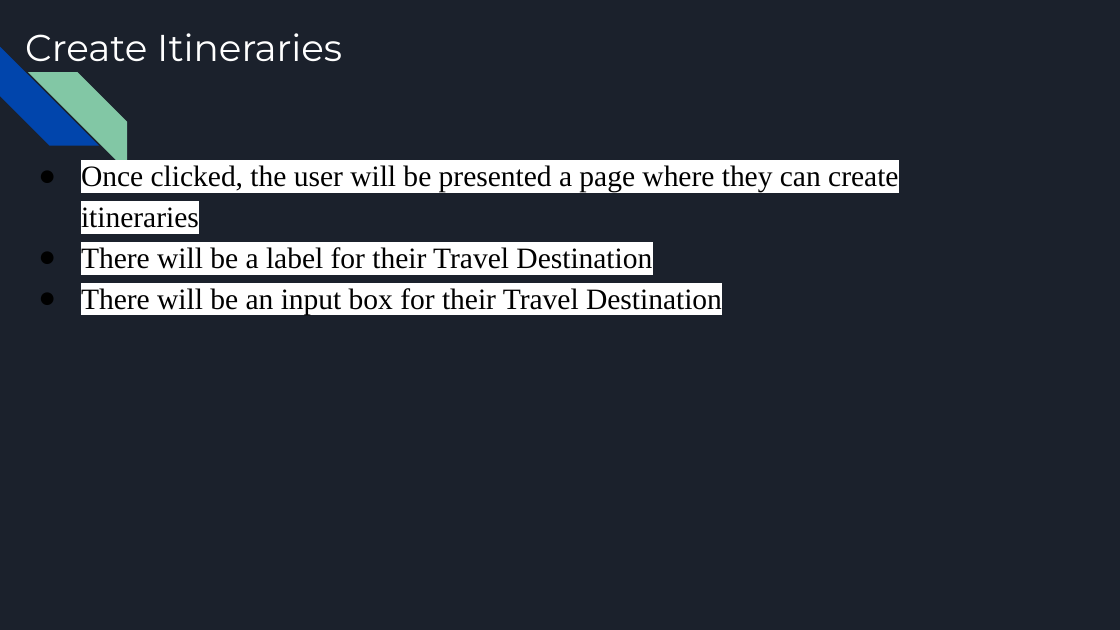
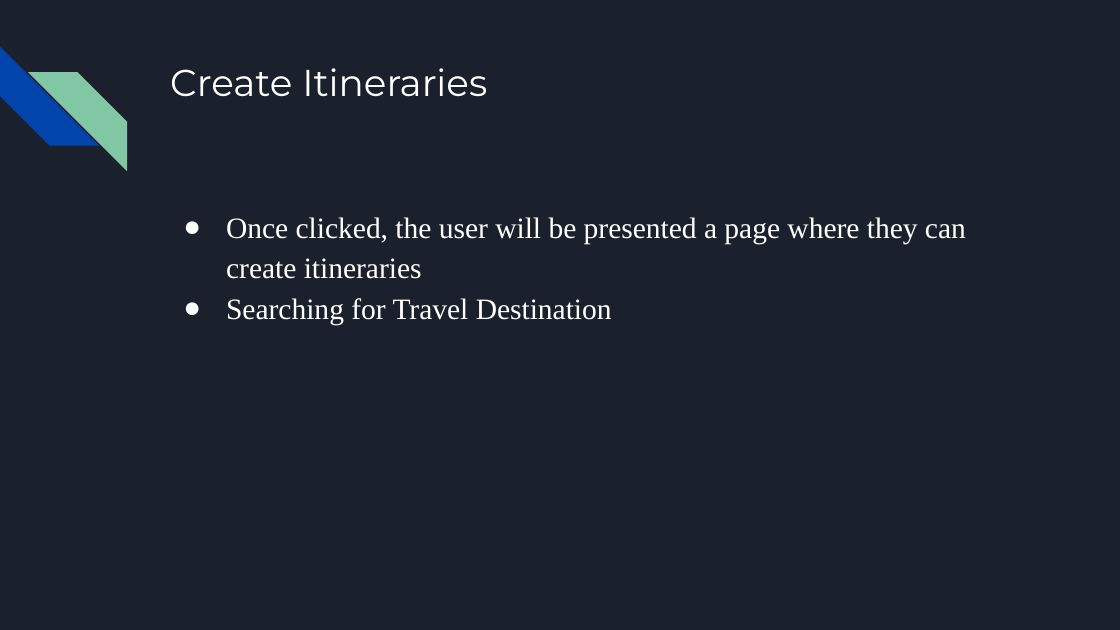
Before and after one commit to DustinWZook/Atlas-Itinerary, a slide deck: slide 8 of Documents/CSCI 4805 Project Requirements.pptx (slide 13 before the commit). Drawn at 1120x630 pixels with LibreOffice and Linux fonts; fonts in the diff are those of the drawing. Boxes give left, top, right and bottom in pixels: in the first picture for what was removed or moved away, otherwise in the second. Text is boxed around its words. In the diff, an @@ line names an element or a change of style, - is before the commit and + after.

```diff
--- a/Documents/CSCI 4805 Project Requirements.pptx
+++ b/Documents/CSCI 4805 Project Requirements.pptx
@@ title "Create Itineraries": place and size @@
-title "Create Itineraries" at [25,33,342,62]
+title "Create Itineraries" at [170,68,487,97]
@@ text "Once clicked, the user will ...": place and size @@
-text "Once clicked, the user will ..." at [81,165,898,315]
+text "Once clicked, the user will ..." at [226,217,966,325]
@@ text at [226,217,966,279]: text colour #000000 to #FFFFFF, highlight #FFFFFF to none in "Once clicked, the user will be presented ..."; bullet colour #000000 to #FFFFFF @@
@@ text at [226,298,612,325]: text changed; text colour #000000 to #FFFFFF @@
-● There will be a label for their Travel Destination
-● There will be an input box for their Travel Destination
+● Searching for Travel Destination
```
Also in this commit, not shown: 1 other slide changed, 8 slides added, 18 slides removed.
